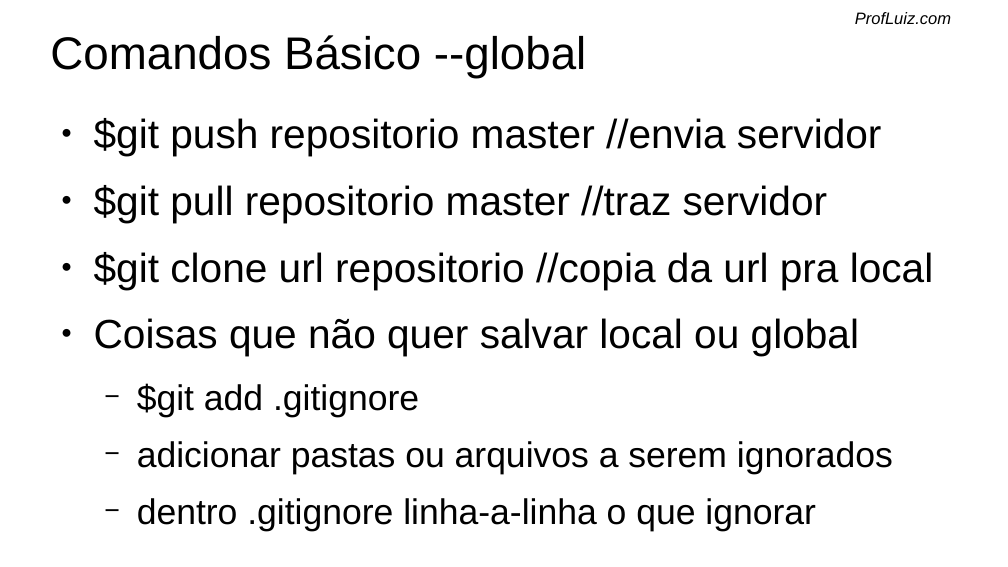
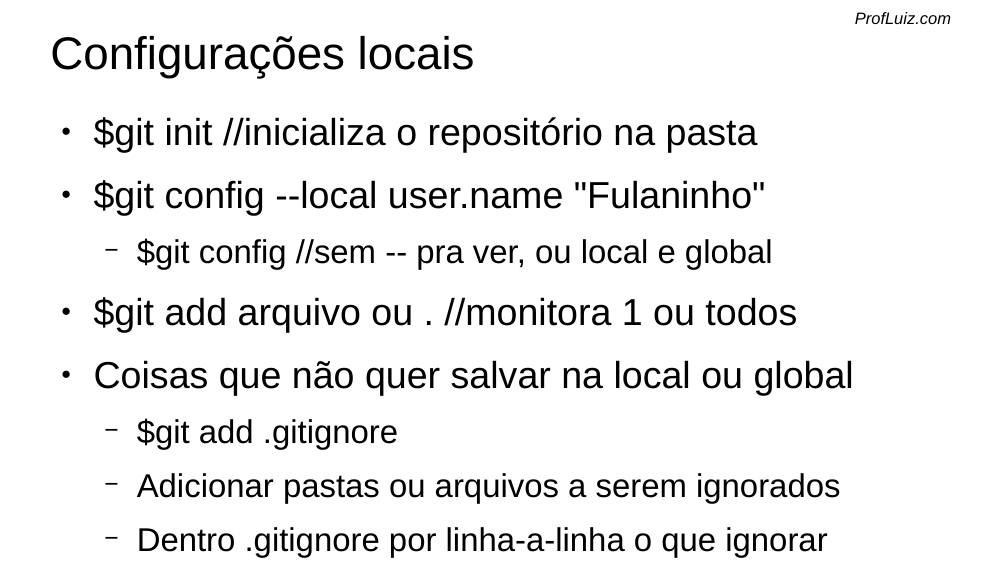
Before and after one commit to SenacSCST5/testes, a slide deck: slide 5 of git.odp (slide 7 before the commit). Drawn at 1008x567 pixels with LibreOffice and Linux fonts; fonts in the diff are those of the drawing; background and template pictures are left out. Boxes give left, top, right and bottom in pixels: in the first picture for what was removed or moved away, otherwise in the second. Text is boxed around its words. In the diff, an @@ line names an element or a change of style, - is before the commit and + after.

```diff
--- a/git.odp
+++ b/git.odp
@@ title at (50, 36, 475, 78): text changed @@
-Comandos Básico --global
+Configurações locais
@@ text at (94, 117, 854, 396): text changed; size 32 to 29.6 pt @@
-● $git push repositorio master //envia servidor
-● $git pull repositorio master //traz servidor
-● $git clone url repositorio //copia da url pra local
-● Coisas que não quer salvar local ou global
+● $git init //inicializa o repositório na pasta
+● $git config --local user.name "Fulaninho"
+  − $git config //sem -- pra ver, ou local e global
+● $git add arquivo ou . //monitora 1 ou todos
+● Coisas que não quer salvar na local ou global
@@ text at (137, 418, 398, 450): size 28 to 25.9 pt in "$git add .gitignore"; less space between paragraphs @@
@@ text at (137, 473, 840, 558): text changed; size 28 to 25.9 pt @@
-  − adicionar pastas ou arquivos a serem ignorados
-  − dentro .gitignore linha-a-linha o que ignorar
+  − Adicionar pastas ou arquivos a serem ignorados
+  − Dentro .gitignore por linha-a-linha o que ignorar
```
Also in this commit, not shown: 6 other slides changed, 3 slides added, 11 slides removed.
